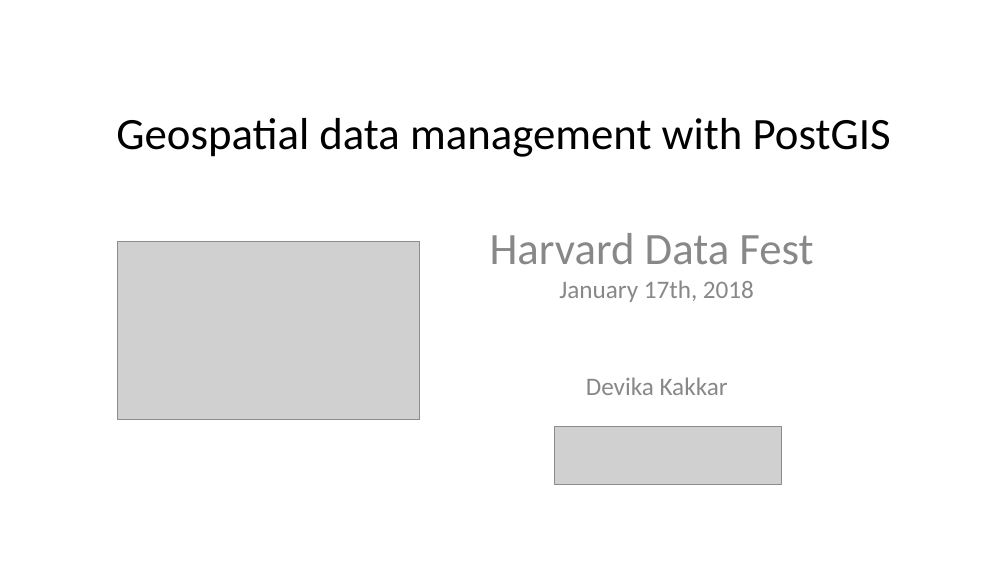
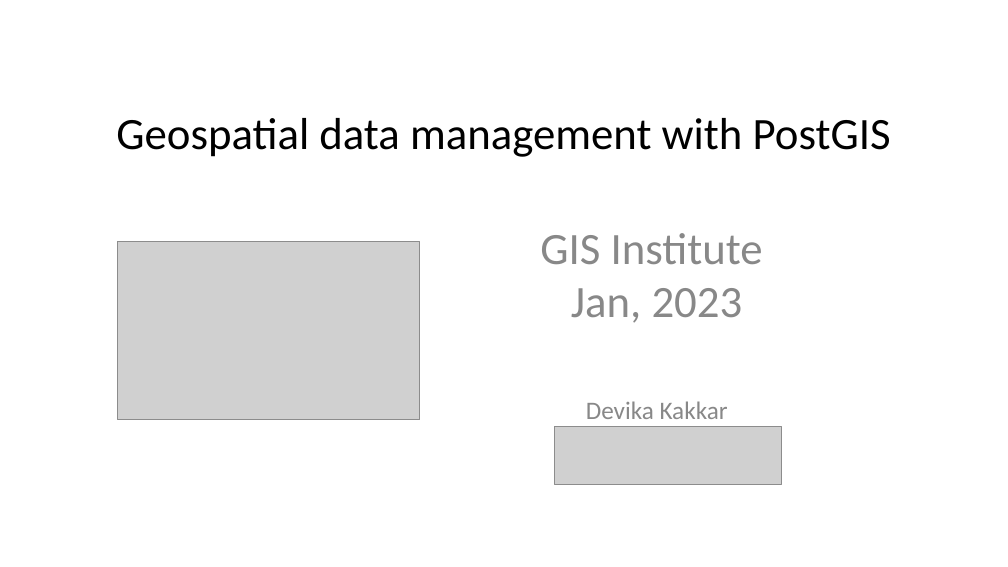
Before and after one commit to dkakkar/Geospatial-data-management-with-PostGIS, a slide deck: slide 1 of Introduction_to_PostGIS.pptx. Drawn at 1008x567 pixels with LibreOffice and Linux fonts; fonts in the diff are those of the drawing; grey boxes stand for pictures. Boxes give left, top, right and bottom in pixels: in the first picture for what was removed or moved away, otherwise in the second. Text is boxed around its words. In the diff, an @@ line names an element or a change of style, - is before the commit and + after.

```diff
--- a/Introduction_to_PostGIS.pptx
+++ b/Introduction_to_PostGIS.pptx
@@ subtitle at (540,233,763,323): text changed; size 18 to 32 pt @@
-Harvard Data Fest
-January 17th, 2018
+GIS Institute
+Jan, 2023
```
